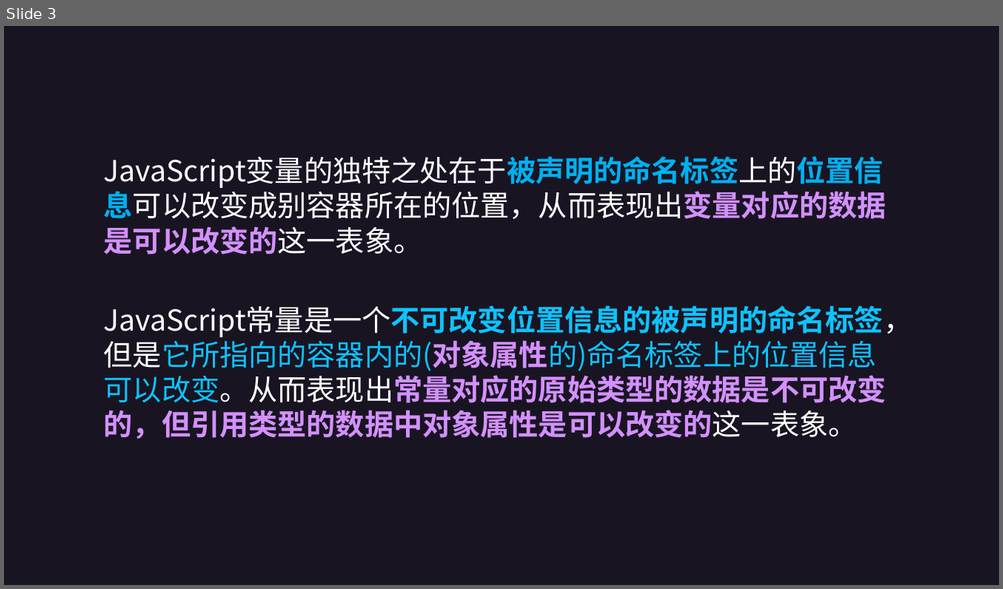
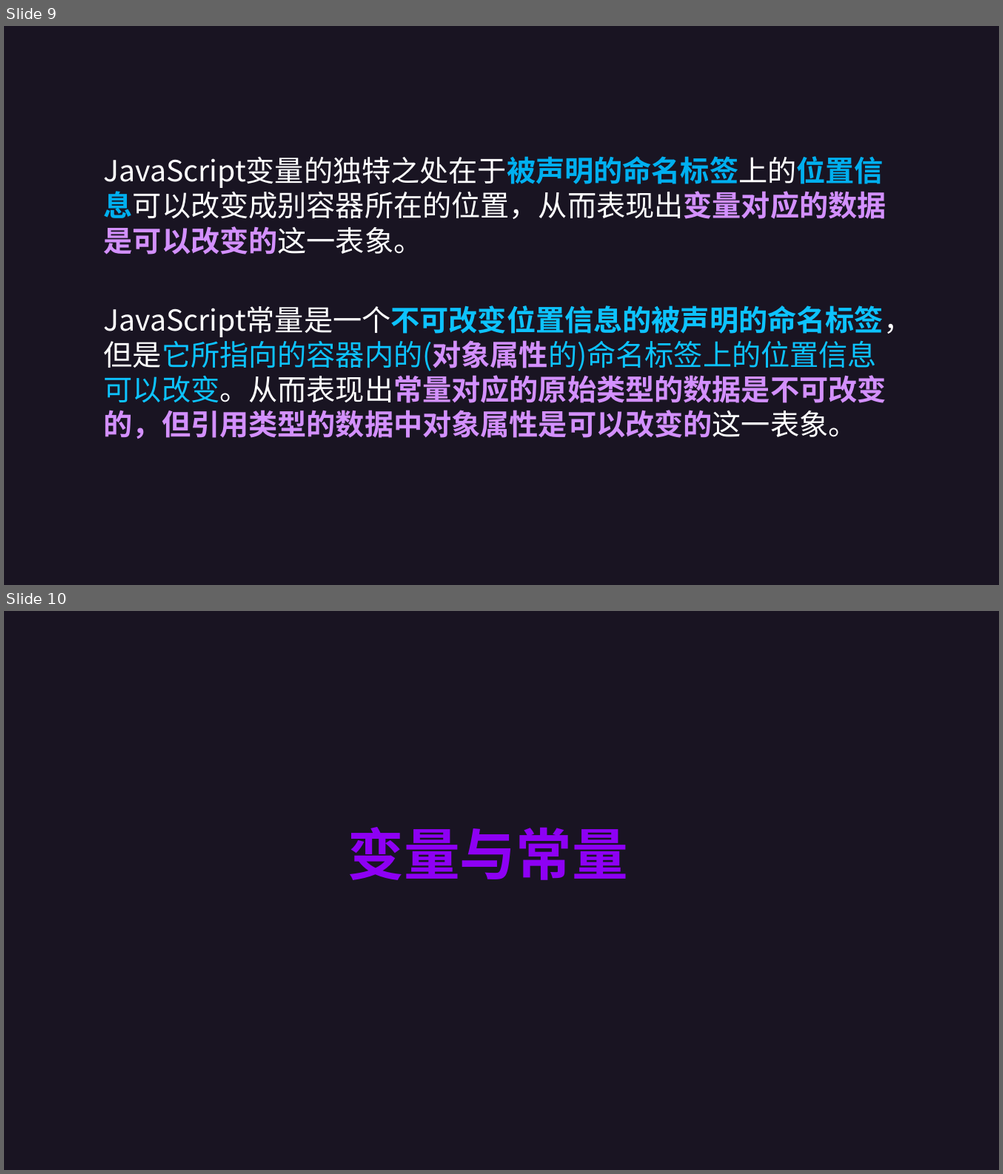
Before and after one commit to code-tutorial/ECMAScript, a slide deck: JavaScript 基础知识/01-变量/Variables.pptx. Shown one above the other, each under a label of ours: slide 3 before the commit, slides 9 and 10 after it. The pictures are 1003x589 and 1003x1174 pixels, drawn with LibreOffice and Linux fonts; fonts in the diff are those of the drawing. Boxes give left, top, right and bottom in pixels: in the first picture for what was removed or moved away, otherwise in the second. Text is boxed around its words. In the diff, an @@ line names an element or a change of style, - is before the commit and + after.

Commit message:
chore: update 变量PPT

```diff
--- a/JavaScript 基础知识/01-变量/Variables.pptx
+++ b/JavaScript 基础知识/01-变量/Variables.pptx
@@ slide 10 added at [4,611,999,1170], background #191422 @@
@@ text added at [348,827,628,880], 54 pt, text gradient #8E00F4 to #FA00CC, bold @@
+变量与常量
@@ what was slide 3 is now slide 9 @@
```
Also in this commit, not shown: 1 slide changed, 3 other slides added.
